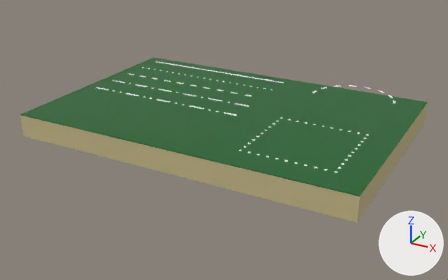
Before and after pictures for a commit that changed the glTF model spec/samples/hand-written/line-styles/line-styles.glb.
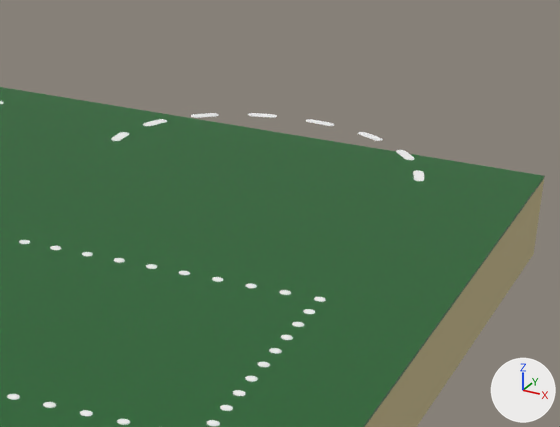
Old and new are each drawn whole from a camera (50 mm lens) standing at (0.0315, -0.0282, 0.0164) and looking at (0.0118, 0.0076, -0.0015) and again close up on the part from 63% to 96% of the width and 20% to 60% of the height. The lights are fixed; the arrows at lower right show +X, +Y and +Z. The last two pictures show the newer version. Where no turn or scale is listed for an object, it has been applied to the vertices.

Names of what the first close-up shows: 'layer/@core', 'layer/@soldermask-top', 'layer/SILK'.
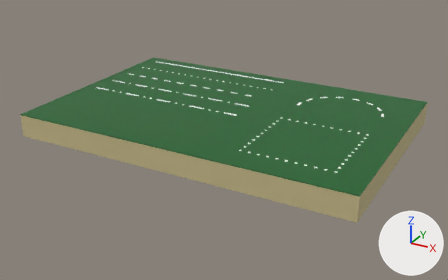
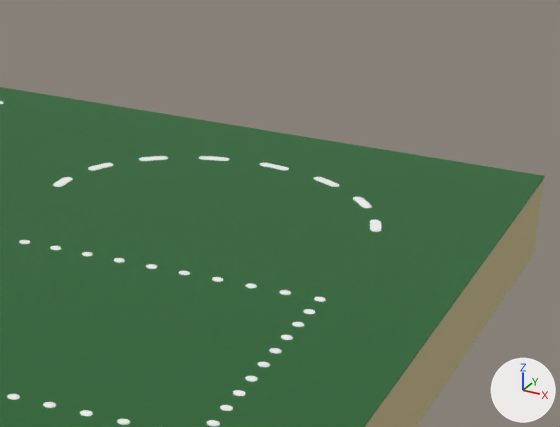
Boxes (x1, y1, x2, y2) around the edits, measured in the close-ups (560 x 427 px; the box of a moved part takes in the faces that stretch with it):
'layer/SILK', reshaped: before (0, 101, 424, 426); after (0, 101, 381, 426)
part 1 of me_layer_silk, moved or reshaped: before (111, 132, 129, 141); after (53, 177, 73, 187)
part 2 of me_layer_silk, moved or reshaped: before (143, 119, 167, 126); after (88, 163, 113, 171)
part 3 of me_layer_silk, moved or reshaped: before (191, 113, 219, 118); after (139, 156, 168, 161)
part 4 of me_layer_silk, moved or reshaped: before (248, 113, 277, 118); after (199, 156, 229, 161)
part 5 of me_layer_silk, moved or reshaped: before (306, 119, 334, 126); after (260, 163, 289, 171)
part 6 of me_layer_silk, moved or reshaped: before (358, 132, 383, 141); after (314, 177, 339, 187)
part 7 of me_layer_silk, moved or reshaped: before (396, 150, 414, 160); after (353, 197, 372, 208)
part 8 of me_layer_silk, moved or reshaped: before (413, 170, 424, 181); after (370, 220, 381, 232)

What changed in the scene script:
```text
Change me_layer_silk:
    used by ob_layer_silk; location = (0.0, 0.0, 0.0)
    remove me_layer_silk.from_pydata(...)  # 2368 vertices, 4320 faces; spans x 0.0009..0.0221, y 0.0019..0.0171, z 0.0008
    add me_layer_silk.from_pydata(...)  # 2368 vertices, 4320 faces; spans x 0.0009..0.0221, y 0.0019..0.0151, z 0.0008
    me_layer_silk part 1: the loose piece of 34 vertices spanning x 0.0159..0.0161, y 0.0139..0.0145, z 0.0008 is moved by (0.0, -0.003, 0.0)
    me_layer_silk part 2: the loose piece of 34 vertices spanning x 0.0161..0.0165, y 0.0151..0.0156, z 0.0008 is moved by (0.0, -0.003, 0.0)
    me_layer_silk part 3: the loose piece of 34 vertices spanning x 0.0168..0.0173, y 0.0161..0.0165, z 0.0008 is moved by (0.0, -0.003, 0.0)
    me_layer_silk part 4: the loose piece of 34 vertices spanning x 0.0178..0.0184, y 0.0167..0.017, z 0.0008 is moved by (0.0, -0.003, 0.0)
    me_layer_silk part 5: the loose piece of 34 vertices spanning x 0.019..0.0196, y 0.0169..0.0171, z 0.0008 is moved by (0.0, -0.003, 0.0)
    me_layer_silk part 6: the loose piece of 34 vertices spanning x 0.0202..0.0207, y 0.0164..0.0168, z 0.0008 is moved by (0.0, -0.003, 0.0)
    me_layer_silk part 7: the loose piece of 34 vertices spanning x 0.0211..0.0216, y 0.0156..0.0161, z 0.0008 is moved by (0.0, -0.003, 0.0)
    me_layer_silk part 8: the loose piece of 34 vertices spanning x 0.0217..0.022, y 0.0145..0.0151, z 0.0008 is moved by (0.0, -0.003, 0.0)
```
